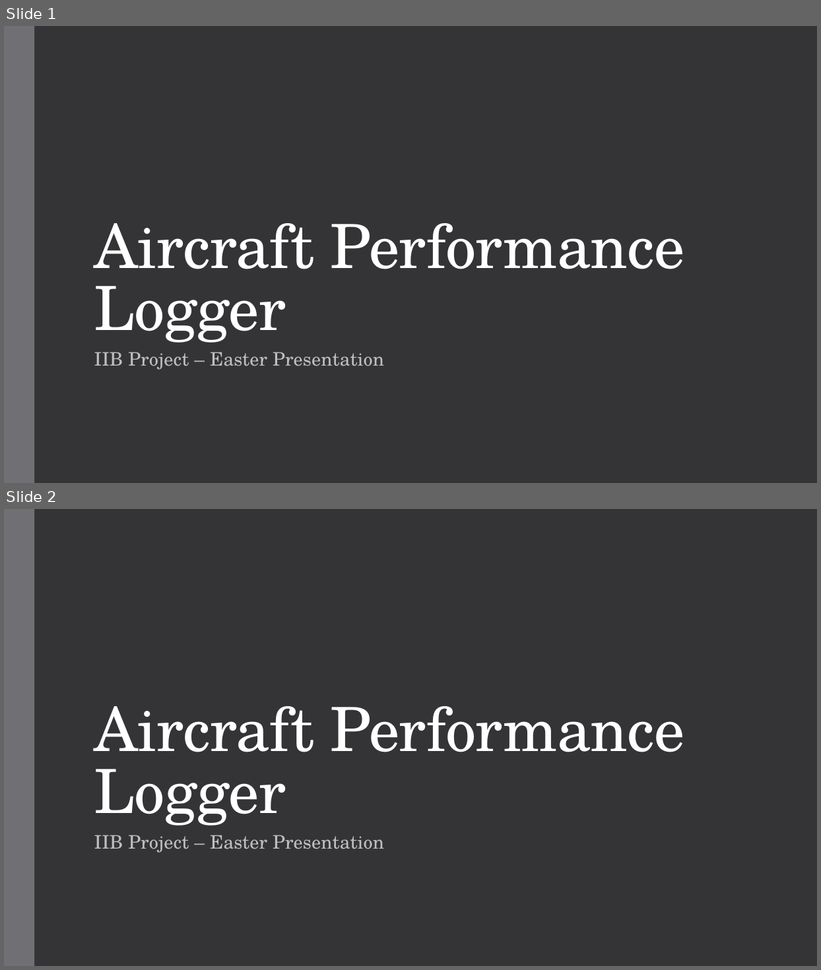
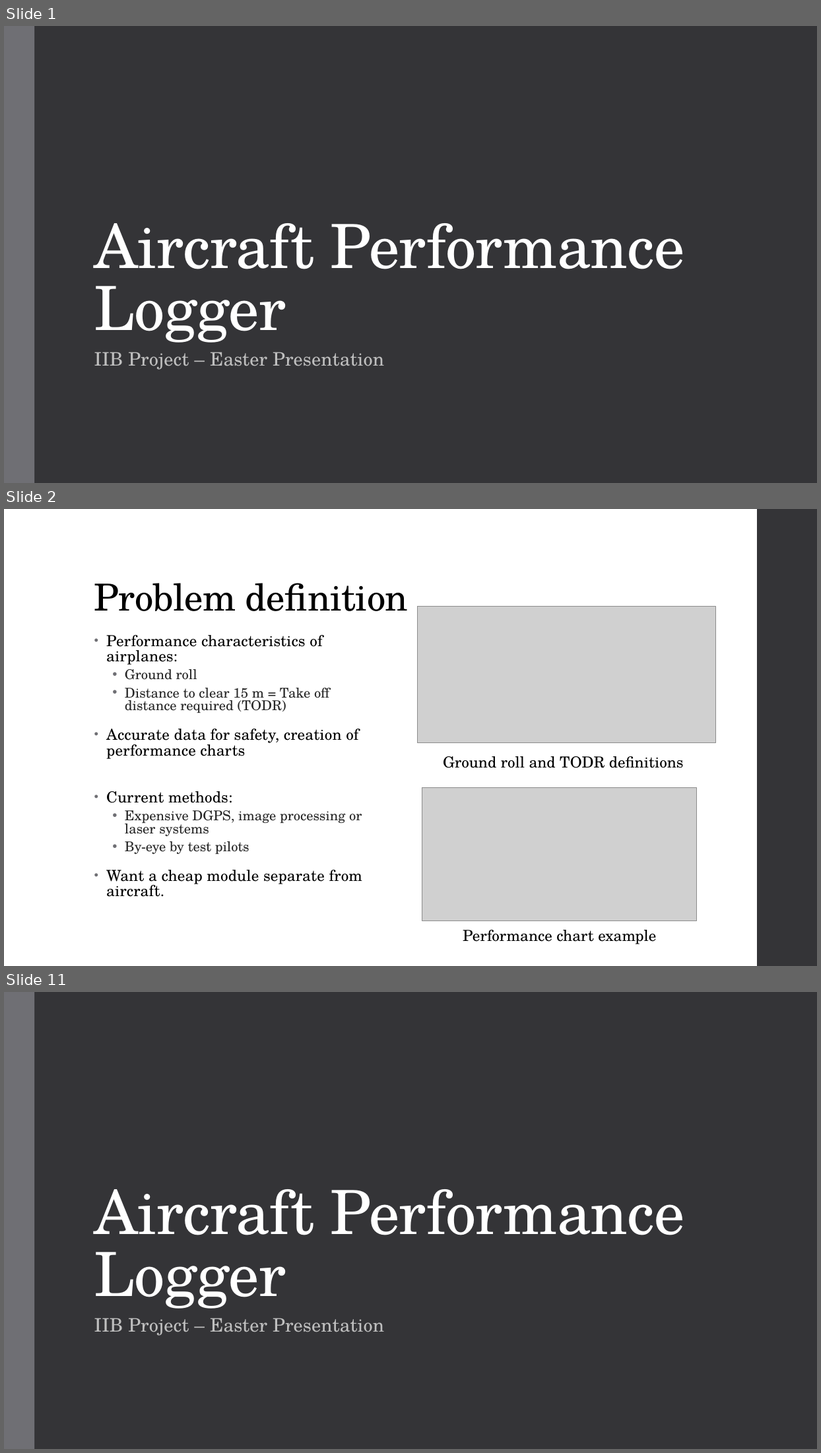
Before and after one commit to BaileyBrookes/Part_IIB_Project, a slide deck: Easter Pressentation/bdb31_easter_presentation.pptx. Shown one above the other, each under a label of ours: slides 1 and 2 before the commit, slides 1, 2 and 11 after it; the slides between them are not shown. The pictures are 821x970 and 821x1453 pixels, drawn with LibreOffice and Linux fonts; fonts in the diff are those of the drawing; grey boxes stand for pictures. Boxes give left, top, right and bottom in pixels: in the first picture for what was removed or moved away, otherwise in the second. Text is boxed around its words. In the diff, an @@ line names an element or a change of style, - is before the commit and + after.

```diff
--- a/Easter Pressentation/bdb31_easter_presentation.pptx
+++ b/Easter Pressentation/bdb31_easter_presentation.pptx
@@ slide 2 added at (4,509,817,966), background #FFFFFF @@
@@ rectangle added at (757,509,817,966), fill #353537 @@
@@ title added at (94,583,408,611), 44 pt, text #000000 @@
+Problem definition
@@ picture added at (418,607,717,743) @@
@@ text added at (106,635,362,897), 18 pt, text #000000 @@
+• Performance characteristics of airplanes:
+  • Ground roll
+  • Distance to clear 15 m = Take off distance required (TODR)
+• Accurate data for safety, creation of performance charts
+• Current methods:
+  • Expensive DGPS, image processing or laser systems
+  • By-eye by test pilots
+• Want a cheap module separate from aircraft.
@@ text added at (443,757,684,768), 18 pt, text #000000 @@
+Ground roll and TODR definitions
@@ picture added at (422,788,697,921) @@
@@ text added at (463,930,656,945), 18 pt, text #000000 @@
+Performance chart example
@@ what was slide 2 is now slide 11 @@
```
Also in this commit, not shown: 8 other slides added, 8 other files.
